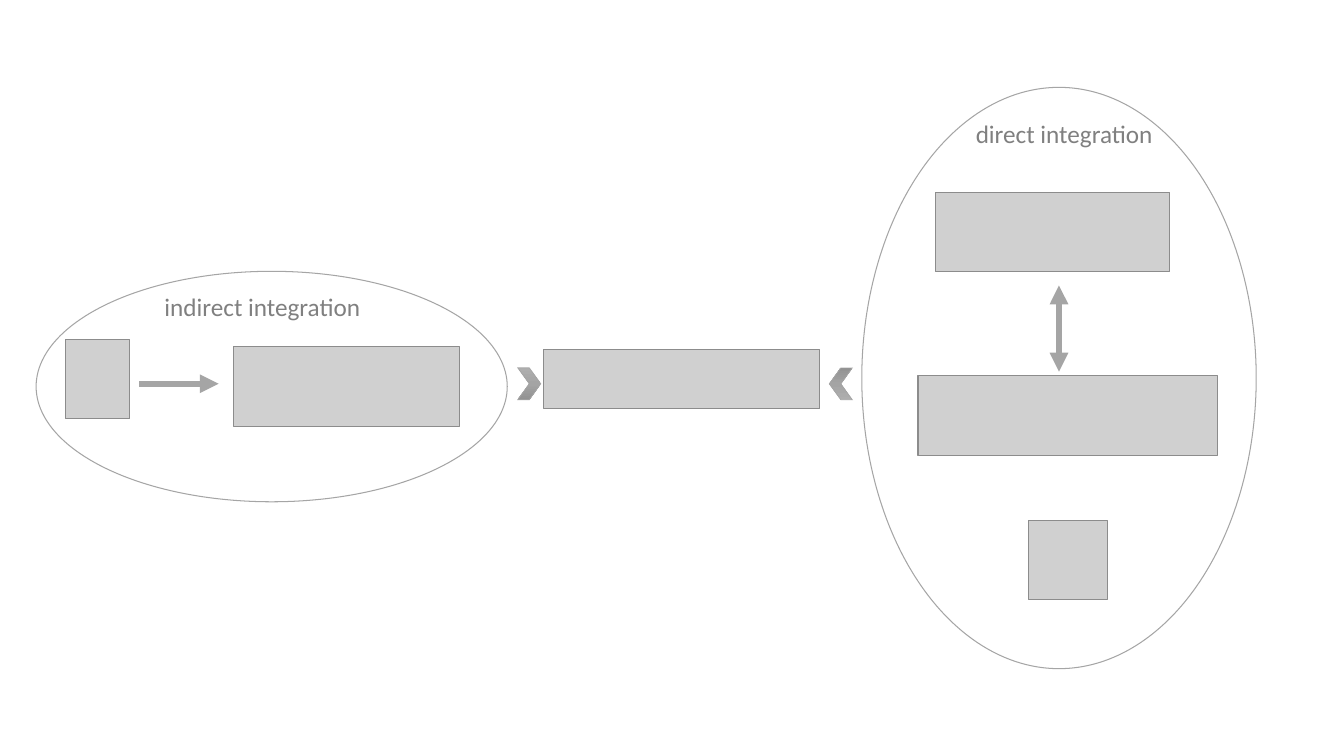
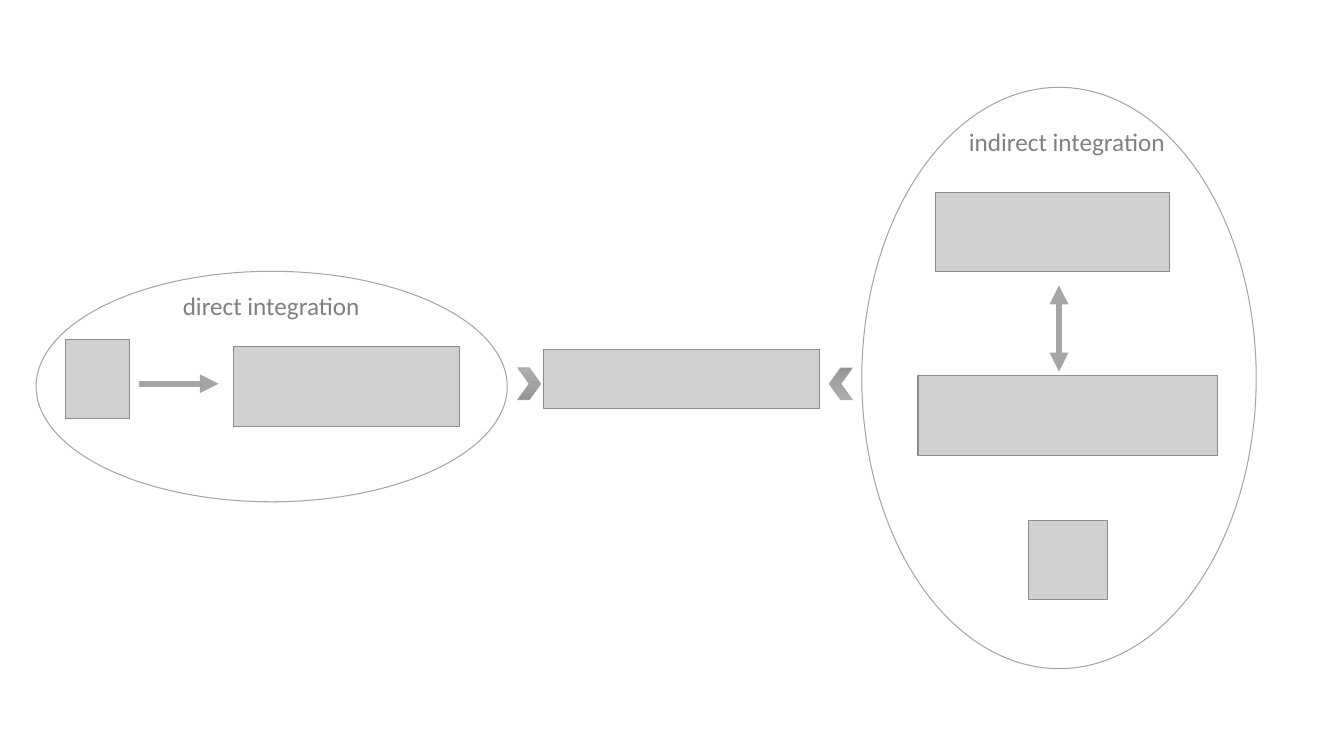
Before and after one commit to DigiBP/digibp-grindelwald, a slide deck: slide 3 of documentation/Grafiken_16052019.pptx (slide 2 before the commit). Drawn at 1344x756 pixels with LibreOffice and Linux fonts; fonts in the diff are those of the drawing; grey boxes stand for pictures. Boxes give left, top, right and bottom in pixels: in the first picture for what was removed or moved away, otherwise in the second. Text is boxed around its words. In the diff, an @@ line names an element or a change of style, - is before the commit and + after.

```diff
--- a/documentation/Grafiken_16052019.pptx
+++ b/documentation/Grafiken_16052019.pptx
@@ text at bbox=[969, 130, 1165, 155]: text changed @@
-direct integration
+indirect integration
@@ text at bbox=[183, 297, 359, 319]: text changed @@
-indirect integration
+direct integration
```
Also in this commit, not shown: 1 slide added, 3 other files.
